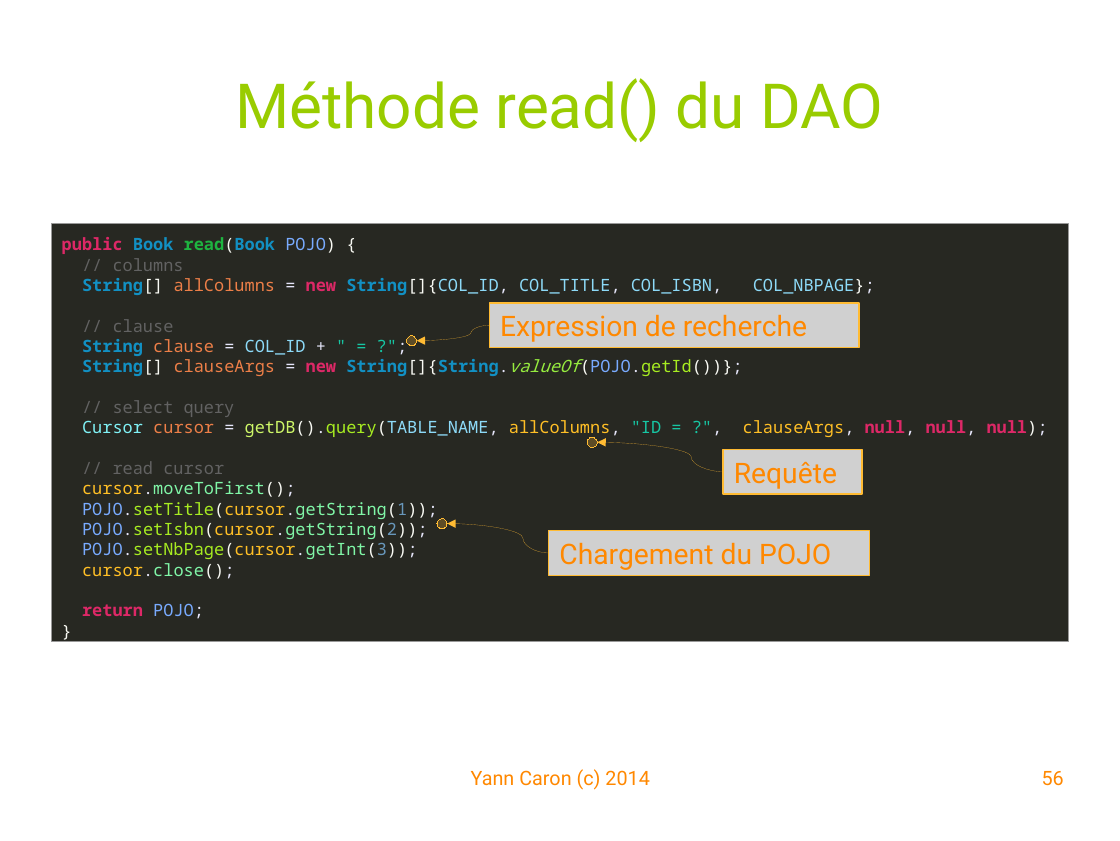
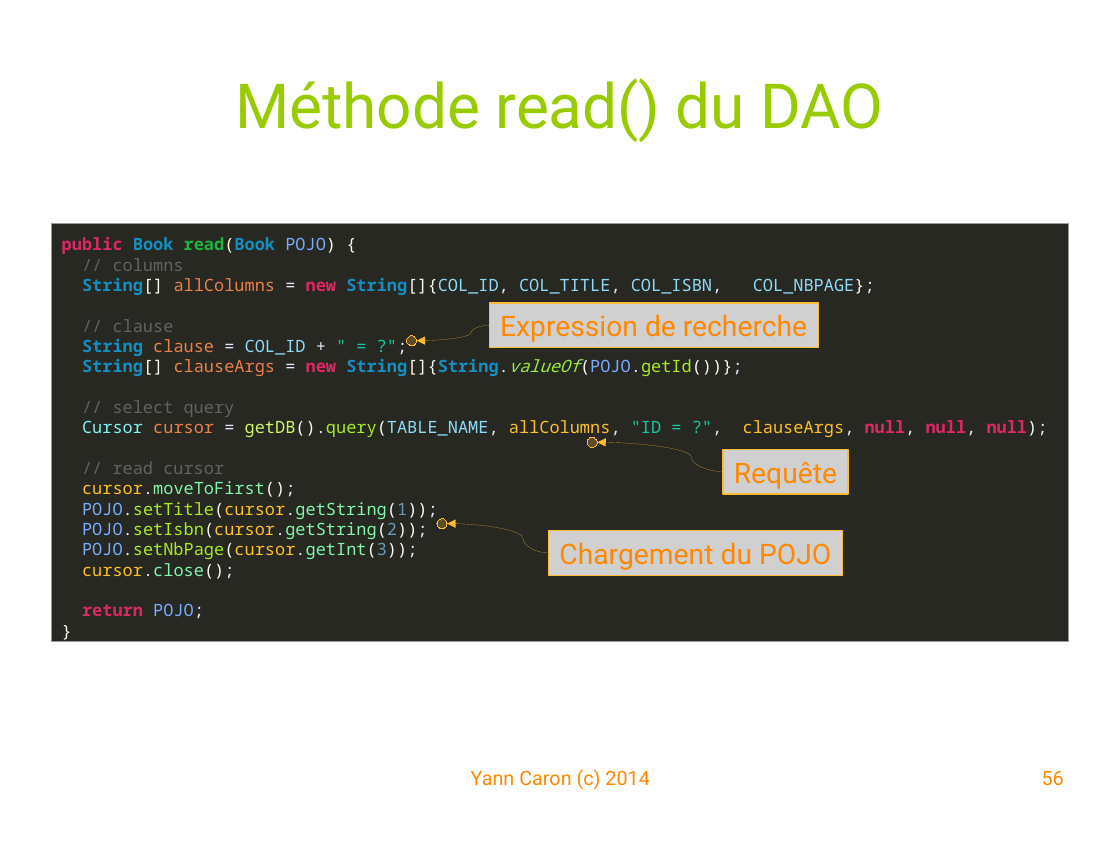
Before and after one commit to YannCaron/Android-ENSG, a slide deck: slide 56 of 04 - Databases.odp. Drawn at 1120x841 pixels with LibreOffice and Linux fonts; fonts in the diff are those of the drawing; grey boxes stand for pictures; background and template pictures are left out. Boxes give left, top, right and bottom in pixels: in the first picture for what was removed or moved away, otherwise in the second. Text is boxed around its words. In the diff, an @@ line names an element or a change of style, - is before the commit and + after.

```diff
--- a/04 - Databases.odp
+++ b/04 - Databases.odp
@@ picture "Expression de recherche": place and size @@
-picture "Expression de recherche" at (490,303,860,348)
+picture "Expression de recherche" at (490,303,819,348)
@@ picture "Requête": place and size @@
-picture "Requête" at (724,449,863,494)
+picture "Requête" at (724,449,849,494)
@@ picture "Chargement du POJO": place and size @@
-picture "Chargement du POJO" at (549,531,870,575)
+picture "Chargement du POJO" at (549,531,843,575)
```
Also in this commit, not shown: 13 other slides changed, 7 other files.
